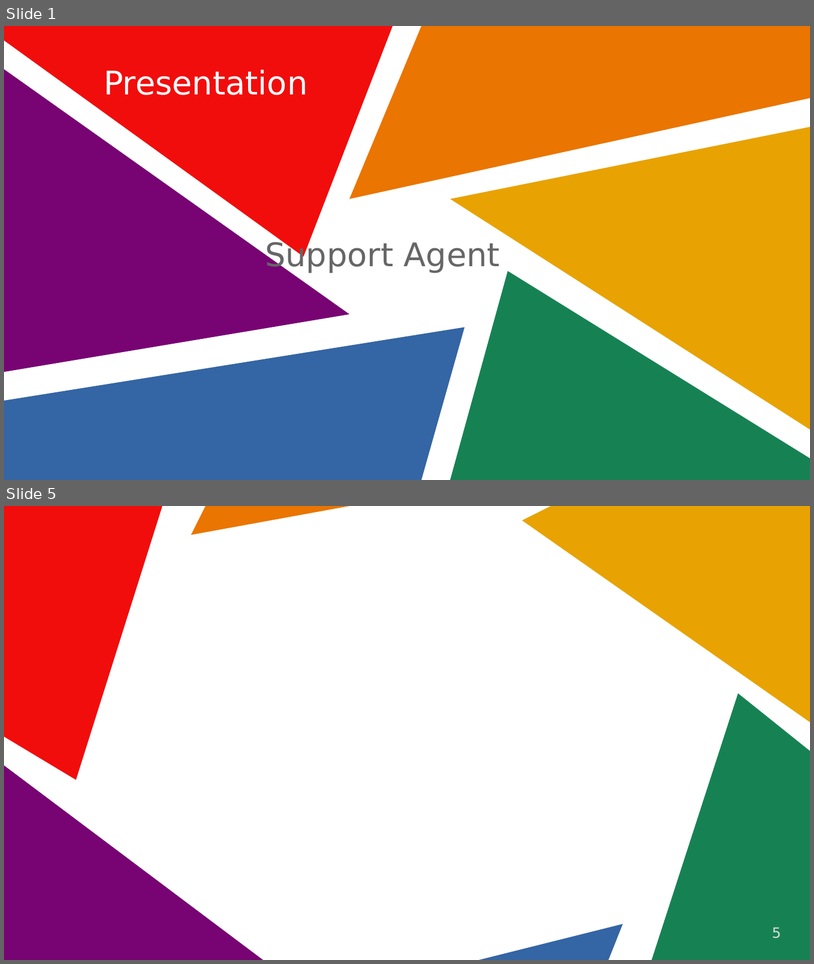
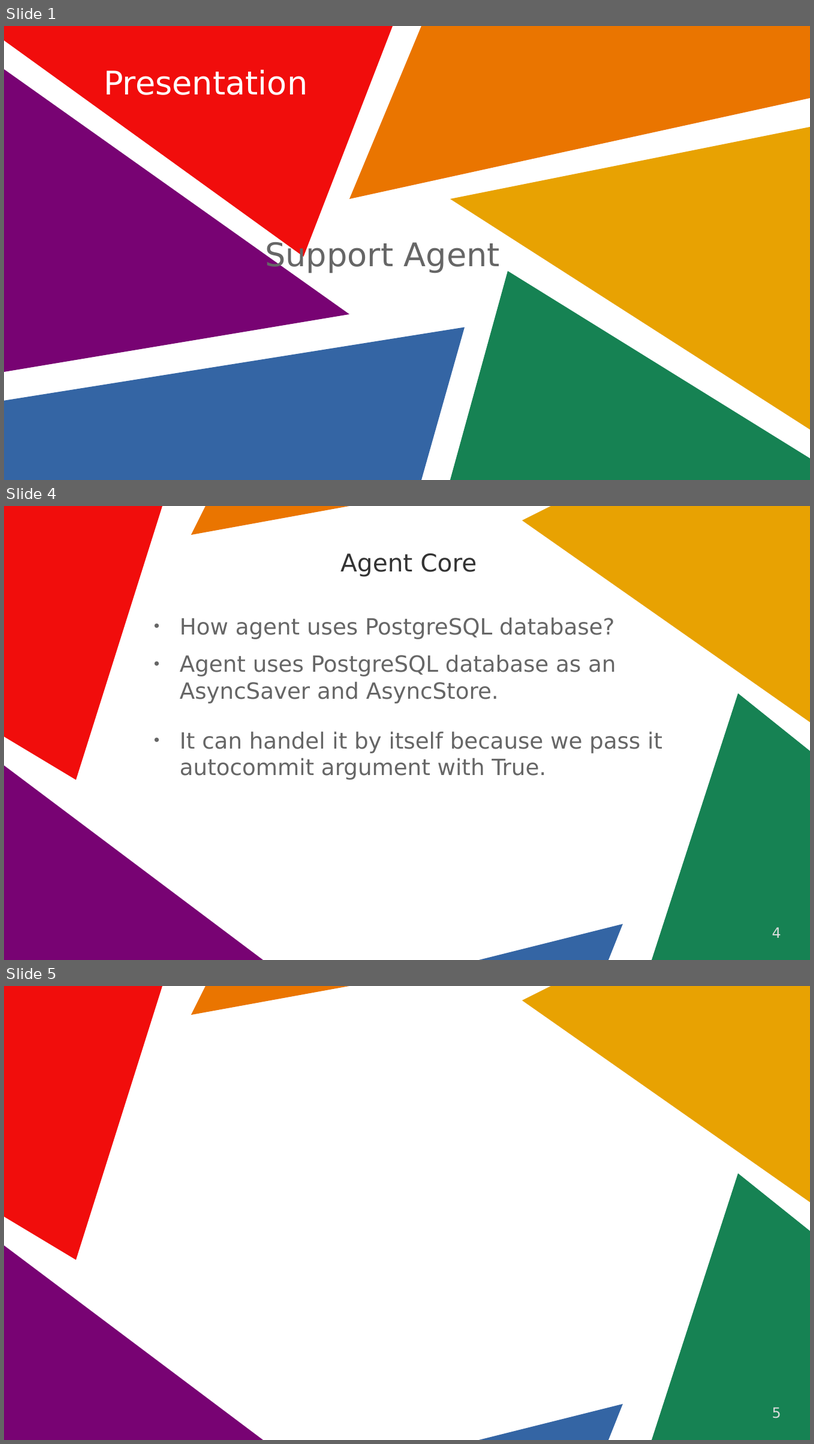
Before and after one commit to sirUnchained/MHS-Intern-projects, a slide deck: week-2/QA-agent/agent-full/presentation.odp. Shown one above the other, each under a label of ours: slides 1 and 5 before the commit, slides 1, 4 and 5 after it; the slides between them are not shown. The pictures are 814x964 and 814x1444 pixels, drawn with LibreOffice and Linux fonts; fonts in the diff are those of the drawing. Boxes give left, top, right and bottom in pixels: in the first picture for what was removed or moved away, otherwise in the second. Text is boxed around its words. In the diff, an @@ line names an element or a change of style, - is before the commit and + after.

```diff
--- a/week-2/QA-agent/agent-full/presentation.odp
+++ b/week-2/QA-agent/agent-full/presentation.odp
@@ slide 4 added at bbox=[4, 506, 810, 960], background #FFFFFF; not listed: 6 template elements that a slide beside it also shows @@
@@ title added at bbox=[341, 553, 477, 577], 24 pt, text #333333 @@
+Agent Core
@@ text added at bbox=[180, 617, 663, 780], 22 pt, text #666666 @@
+● How agent uses PostgreSQL database?
+● Agent uses PostgreSQL database as an AsyncSaver and AsyncStore.
+● It can handel it by itself because we pass it autocommit argument with True.
@@ page number added at bbox=[773, 927, 782, 937], 14 pt, text #DDDDDD @@
+4
```
Also in this commit, not shown: 2 slides changed, 1 slide removed, 5 other files.
